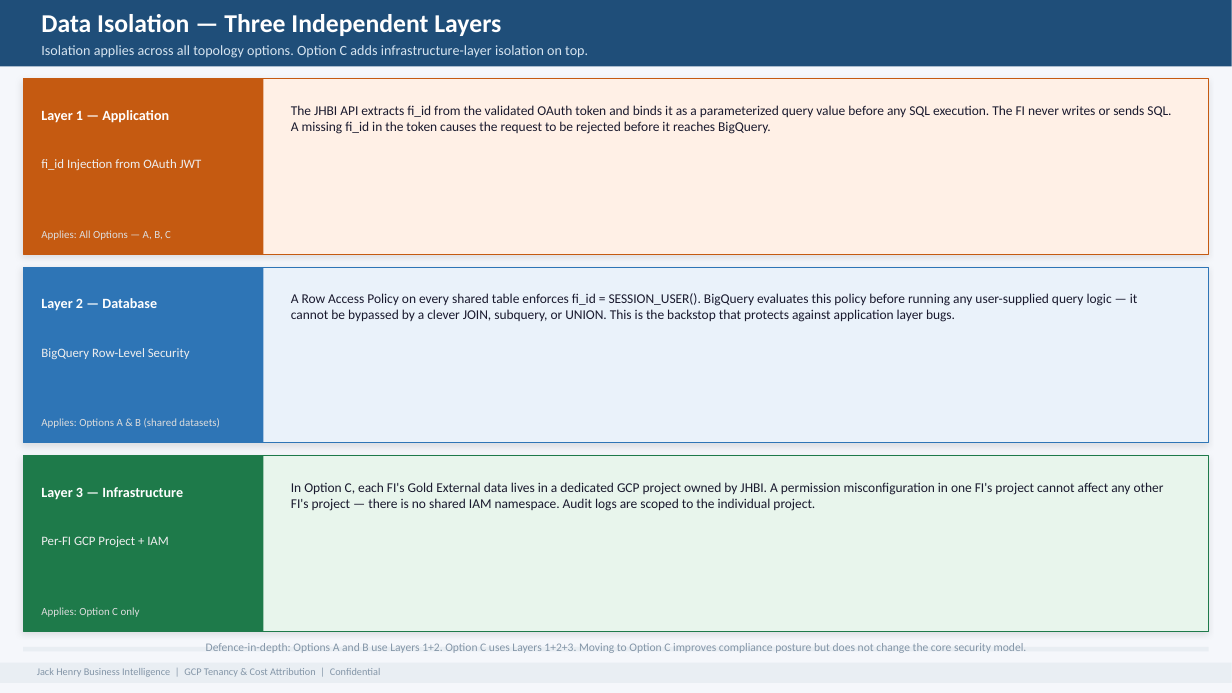
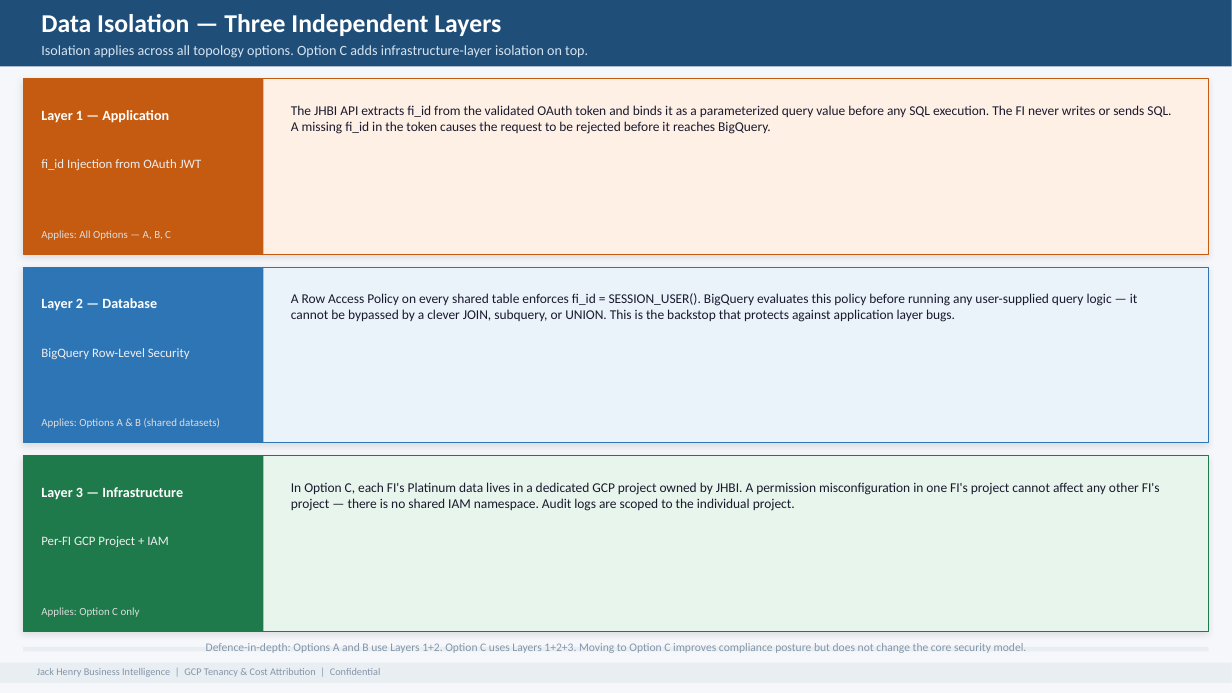
Before and after one commit to MonkeyWrenchGang/animated-octo-engine, a slide deck: slide 9 of JHBI_GCP_Tenancy.pptx (slide 8 before the commit). Drawn at 1232x693 pixels with LibreOffice and Linux fonts; fonts in the diff are those of the drawing. Boxes give left, top, right and bottom in pixels: in the first picture for what was removed or moved away, otherwise in the second. Text is boxed around its words. In the diff, an @@ line names an element or a change of style, - is before the commit and + after.

```diff
--- a/JHBI_GCP_Tenancy.pptx
+++ b/JHBI_GCP_Tenancy.pptx
@@ text at bbox=[291, 482, 1160, 511]: text changed @@
-In Option C, each FI's Gold External data lives in a dedicated GCP project owned by JHBI. A permission misconfiguration in one FI's project cannot affect any other FI's project — there is no shared IAM namespace. Audit logs are scoped to the individual project.
+In Option C, each FI's Platinum data lives in a dedicated GCP project owned by JHBI. A permission misconfiguration in one FI's project cannot affect any other FI's project — there is no shared IAM namespace. Audit logs are scoped to the individual project.
```
Also in this commit, not shown: 7 other slides changed, 2 slides added, 1 slide removed, 2 other files.
